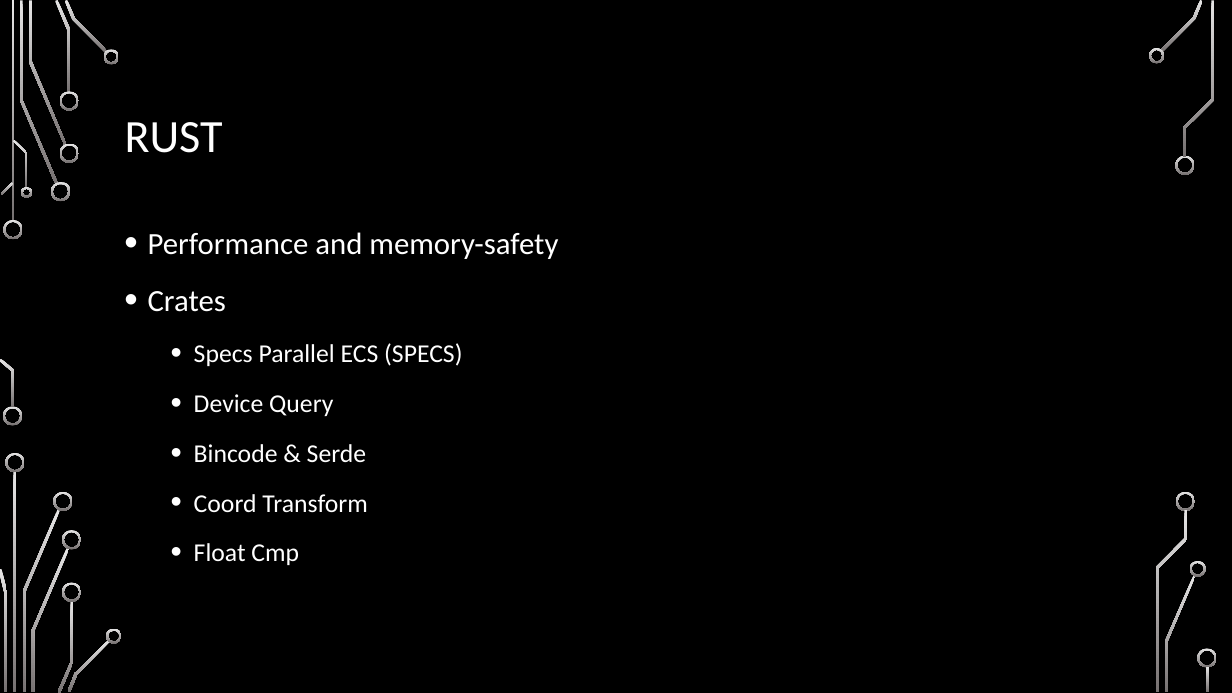
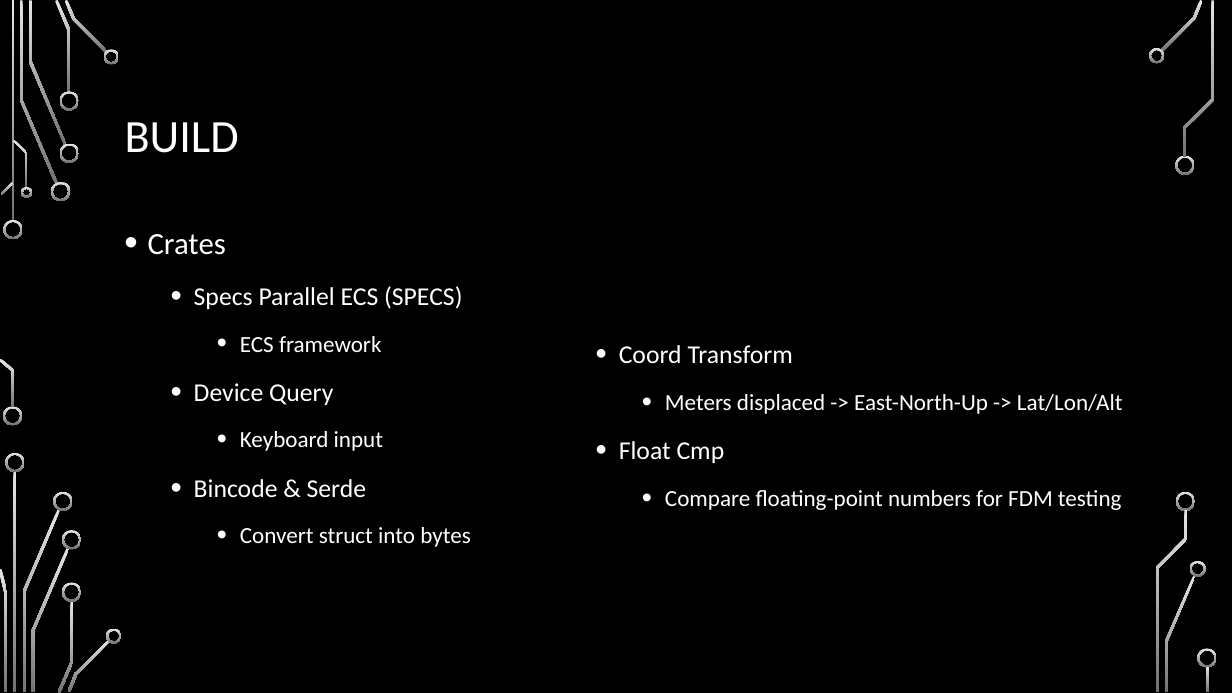
Before and after one commit to chaddw/ECS-Rust-FlightDynamics, a slide deck: slide 10 of Defense.pptx (slide 7 before the commit). Drawn at 1232x693 pixels with LibreOffice and Linux fonts; fonts in the diff are those of the drawing; background and template pictures are left out. Boxes give left, top, right and bottom in pixels: in the first picture for what was removed or moved away, otherwise in the second. Text is boxed around its words. In the diff, an @@ line names an element or a change of style, - is before the commit and + after.

Commit message:
slides

```diff
--- a/Defense.pptx
+++ b/Defense.pptx
@@ title at <box>125,122,239,153</box>: text changed @@
-RUST
+BUILD
@@ text at <box>148,232,558,259</box>: paragraph removed @@
-• Performance and memory-safety
@@ text at <box>240,336,382,352</box>: paragraph added @@
+    • ECS framework
@@ text added at <box>619,345,1123,510</box>, 18 pt, text #FFFFFF @@
+  • Coord Transform
+    • Meters displaced -> East-North-Up -> Lat/Lon/Alt
+  • Float Cmp
+    • Compare floating-point numbers for FDM testing
@@ text at <box>240,431,383,451</box>: paragraph added @@
+    • Keyboard input
@@ text at <box>240,527,471,547</box>: text changed; size 20 to 18 pt @@
-  • Coord Transform
-  • Float Cmp
+    • Convert struct into bytes
```
Also in this commit, not shown: 12 other slides changed, 5 slides added, 2 slides removed.
